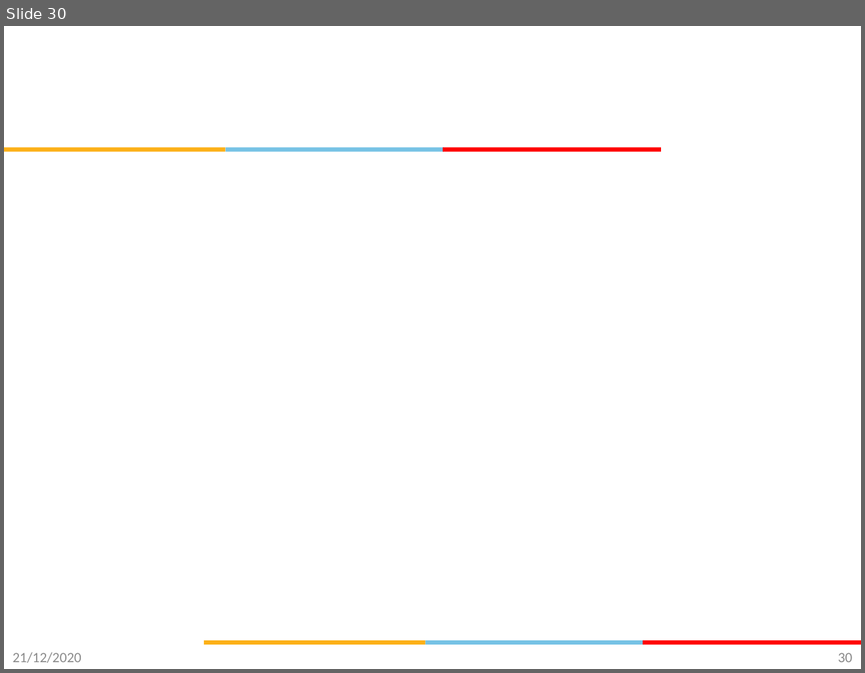
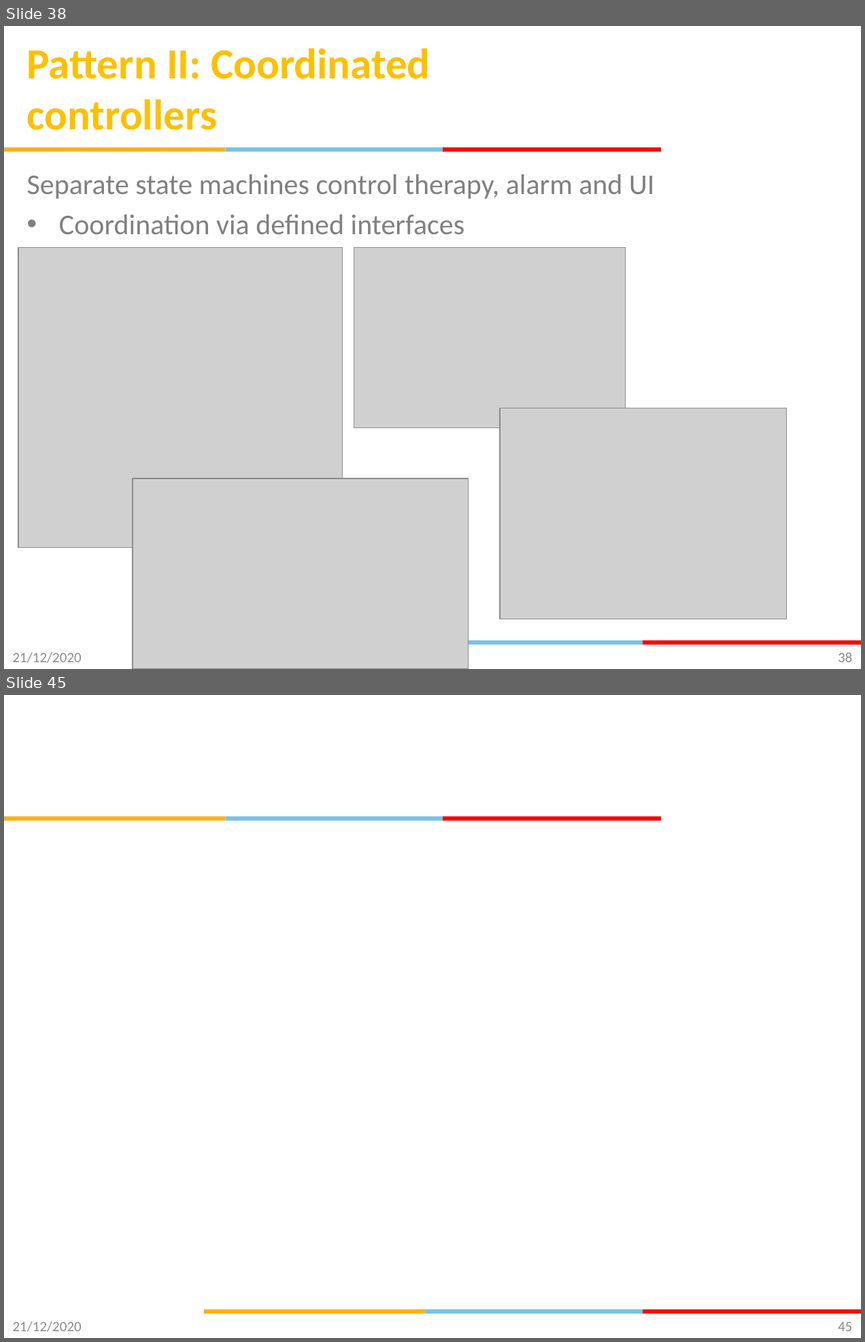
Before and after one commit to gsaurabhr-teaching/csg523-material, a slide deck: Lec-13-16-firmware-architecture.pptx. Shown one above the other, each under a label of ours: slide 30 before the commit, slides 38 and 45 after it; the slides between them are not shown. The pictures are 865x673 and 865x1342 pixels, drawn with LibreOffice and Linux fonts; fonts in the diff are those of the drawing; grey boxes stand for pictures; background and template pictures are left out. Boxes give left, top, right and bottom in pixels: in the first picture for what was removed or moved away, otherwise in the second. Text is boxed around its words. In the diff, an @@ line names an element or a change of style, - is before the commit and + after.

```diff
--- a/Lec-13-16-firmware-architecture.pptx
+++ b/Lec-13-16-firmware-architecture.pptx
@@ slide 38 added at (x1=4, y1=26, x2=861, y2=669), background #FFFFFF; not listed: 5 template elements that a slide beside it also shows @@
@@ title added at (x1=27, y1=48, x2=430, y2=130), 36 pt, text #FFC000, bold @@
+Pattern II: Coordinated controllers
@@ text added at (x1=27, y1=174, x2=655, y2=234), 24 pt, text #808080 @@
+Separate state machines control therapy, alarm and UI
+• Coordination via defined interfaces
@@ picture added at (x1=18, y1=247, x2=343, y2=547) @@
@@ picture added at (x1=354, y1=247, x2=626, y2=427) @@
@@ picture added at (x1=500, y1=408, x2=786, y2=619) @@
@@ picture added at (x1=133, y1=478, x2=468, y2=669) @@
@@ text added at (x1=13, y1=652, x2=82, y2=662), 12 pt, text #8C8C8C @@
+21/12/2020
@@ page number added at (x1=838, y1=652, x2=852, y2=662), 12 pt, text #898989 @@
+38
@@ what was slide 30 is now slide 45 @@
@@ page number at (x1=838, y1=1321, x2=852, y2=1331): text changed @@
-30
+45
```
Also in this commit, not shown: 2 slides changed, 12 other slides added, 8 slides removed.
